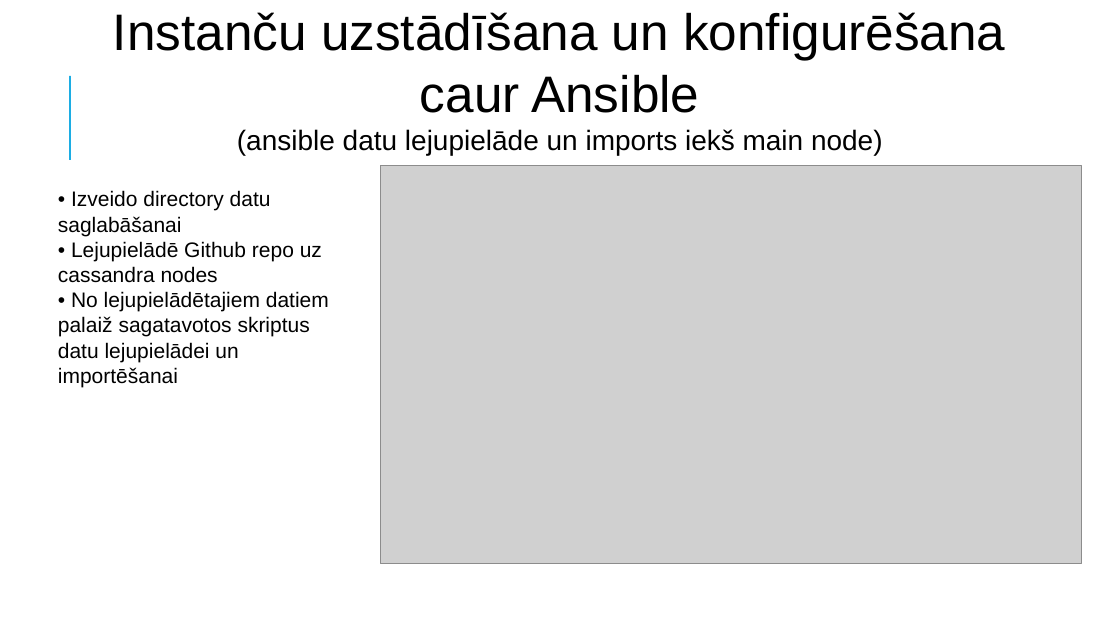
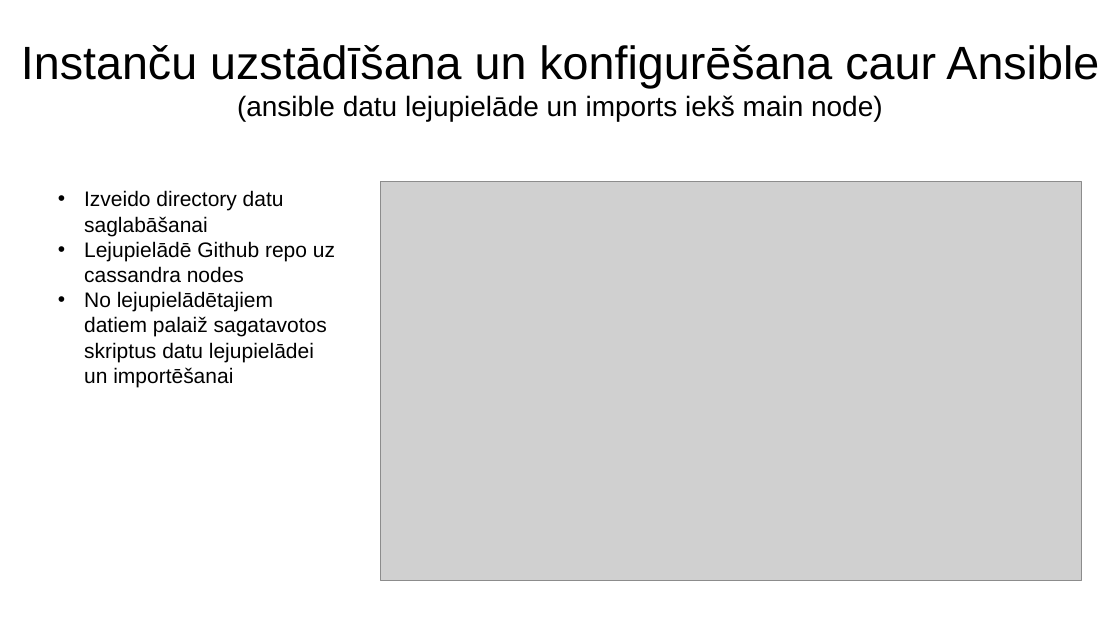
Before and after one commit to DitaGabalina/devops_db_group, a slide deck: slide 20 of docs/Slaidi.2022.07.04_v2.pptx. Drawn at 1120x630 pixels with LibreOffice and Linux fonts; fonts in the diff are those of the drawing; grey boxes stand for pictures. Boxes give left, top, right and bottom in pixels: in the first picture for what was removed or moved away, otherwise in the second. Text is boxed around its words. In the diff, an @@ line names an element or a change of style, - is before the commit and + after.

Commit message:
Slide formatting

```diff
--- a/docs/Slaidi.2022.07.04_v2.pptx
+++ b/docs/Slaidi.2022.07.04_v2.pptx
@@ title "Instanču uzstādīšana un konfigurēšana caur ...": place and size @@
-title "Instanču uzstādīšana un konfigurēšana caur ..." at (113,12,1005,155)
+title "Instanču uzstādīšana un konfigurēšana caur ..." at (21,45,1099,121)
@@ title "Instanču uzstādīšana un konfigurēšana caur ..." at (21,45,1099,121): size 44 to 40 pt in "Instanču uzstādīšana un konfigurēšana caur Ansible" @@
@@ line removed from (70, 160) to (70, 76) @@
@@ text at (84,190,335,387): text changed @@
-• Izveido directory datu saglabāšanai
-• Lejupielādē Github repo uz cassandra nodes
-• No lejupielādētajiem datiem palaiž sagatavotos skriptus datu lejupielādei un importēšanai
+• Izveido directory datu saglabāšanai
+• Lejupielādē Github repo uz cassandra nodes
+• No lejupielādētajiem datiem palaiž sagatavotos skriptus datu lejupielādei un importēšanai
@@ picture: place and size @@
-picture at (381,166,1082,564)
+picture at (381,182,1082,581)
```
Also in this commit, not shown: 16 other slides changed, 1 other file.
